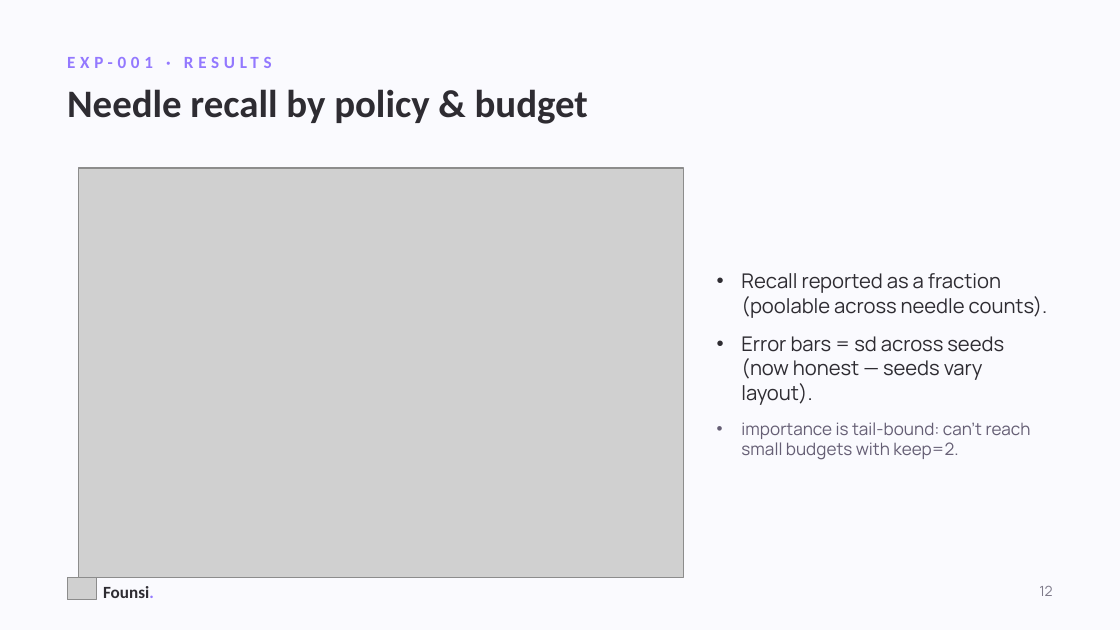
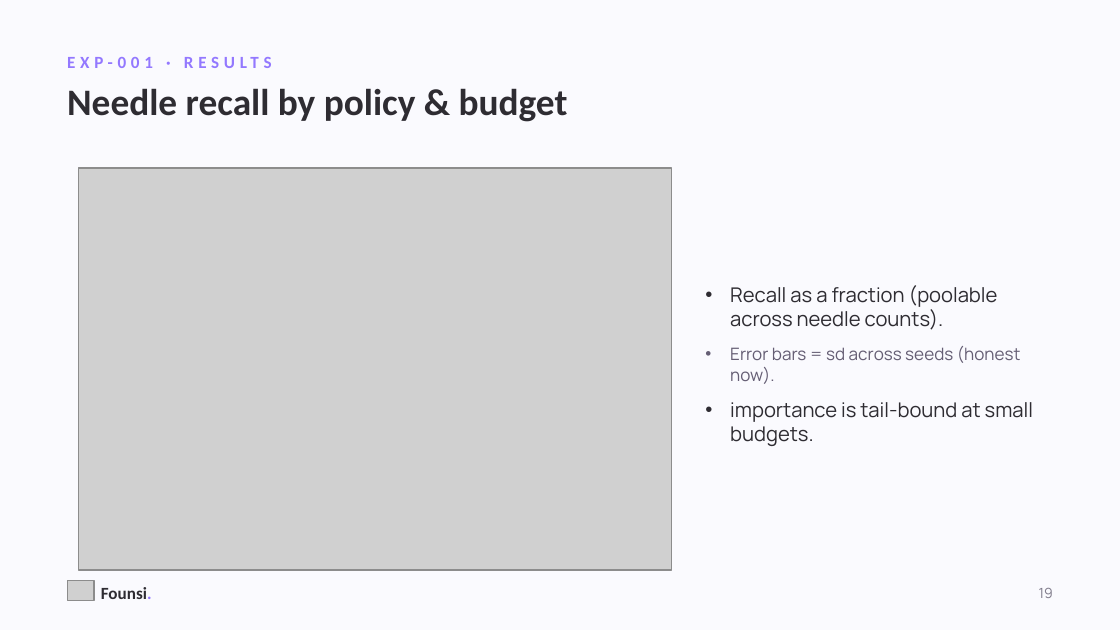
Before and after one commit to kanishkpatel1995/agent-harness, a slide deck: slide 19 of presentation/founsi-context-engineering.pptx (slide 15 before the commit). Drawn at 1120x630 pixels with LibreOffice and Linux fonts; fonts in the diff are those of the drawing; grey boxes stand for pictures. Boxes give left, top, right and bottom in pixels: in the first picture for what was removed or moved away, otherwise in the second. Text is boxed around its words. In the diff, an @@ line names an element or a change of style, - is before the commit and + after.

```diff
--- a/presentation/founsi-context-engineering.pptx
+++ b/presentation/founsi-context-engineering.pptx
@@ text "Needle recall by policy & ..." at (67, 88, 568, 122): size 25 to 24 pt @@
@@ picture: place and size @@
-picture at (78, 168, 683, 578)
+picture at (78, 168, 672, 570)
@@ text at (730, 285, 1033, 446): text changed @@
-• Recall reported as a fraction (poolable across needle counts).
-• Error bars = sd across seeds (now honest — seeds vary layout).
-• importance is tail-bound: can't reach small budgets with keep=2.
+• Recall as a fraction (poolable across needle counts).
+• Error bars = sd across seeds (honest now).
+• importance is tail-bound at small budgets.
@@ text at (1039, 588, 1053, 598): text changed @@
-12
+19
```
Also in this commit, not shown: 13 other slides changed, 11 slides added, 5 slides removed, 7 other files.
